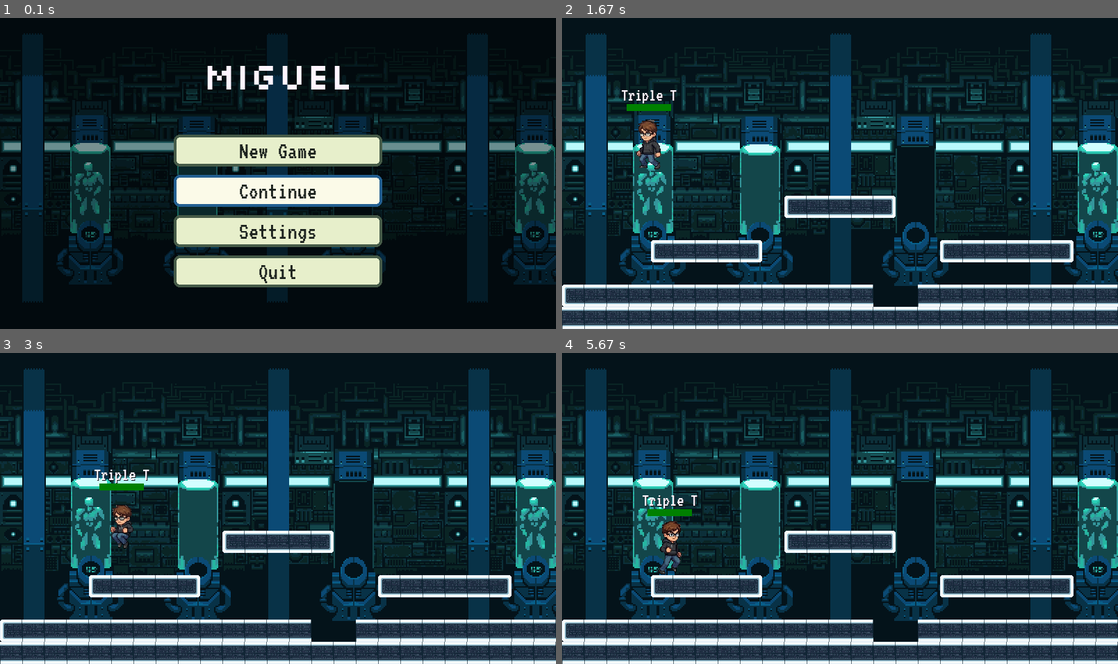
Above: before the commit, frames 1-4 (two rows, left to right).
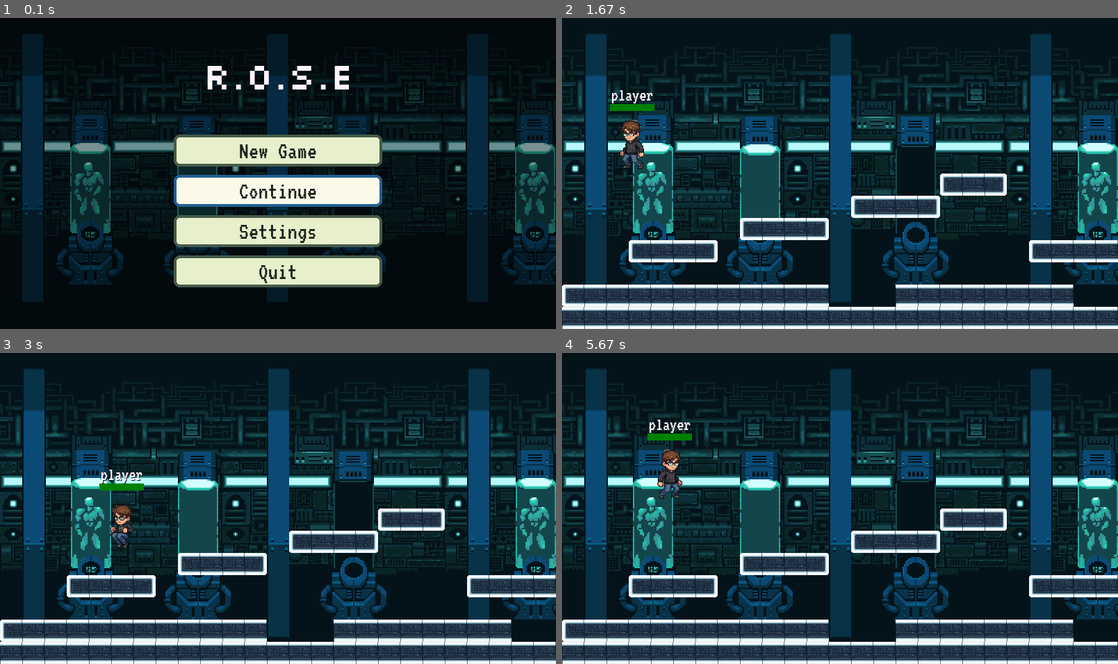
Above: after the commit, the same moments.

Repository: sandagansantino3-dotcom/game
Game: pygame game, started from Games/game.py
The game is run twice, just before and just after one commit, with the same random seed, the same clock (stepped at 60 frames per second) and the same inputs.
Inputs (mouse positions are in pixels of both pictures, inside the frame that each line leads up to):
- Up to frame 1 (0.1 s): no input
- Up to frame 2 (1.67 s): click "Continue" at 0.38 s; hold Right 0.67-1.13 s; move the mouse to (817, 185) at 0.7 s; hold Left from 1.22 s (still down); move the mouse to (1017, 164) at 1.25 s; tap Space at 1.28, 1.58 s
- Up to frame 3 (3 s): release Left at 1.75 s; hold Left 1.78-2.18 s; move the mouse to (278, 527) at 1.82 s; tap Space at 1.85, 2.15, 2.28, 2.58, 2.95 s; hold Right 2.22-2.85 s; move the mouse to (144, 511) at 2.25 s; hold Left from 2.88 s (still down); move the mouse to (105, 461) at 2.92 s
- Up to frame 4 (5.67 s): tap Space at 3.25, 3.45, 3.75, 3.95, 4.25, 4.45, 4.75, 5.02, 5.32, 5.45 s; release Left at 3.35 s; hold Right 3.38-3.85 s; move the mouse to (667, 580) at 3.42 s; hold Right 3.88-4.35 s; move the mouse to (923, 399) at 3.92 s; hold Left 4.38-4.92 s; move the mouse to (1045, 617) at 4.42 s; hold Left 4.95-5.35 s; move the mouse to (695, 393) at 4.98 s; hold Right from 5.38 s (still down); move the mouse to (851, 405) at 5.42 s

The runs differ from the first frame. In frame 1, 0.9% of the frame differs, in the area x 38-63%, y 15-23%; in frame 2, 8.5%; in frame 3, 7.5%; in frame 4, 8.8%, in the area x 12-100%, y 21-93%.

Commit message:
Update enemy jump speed, modify main menu title, adjust save data, and update settings volume

Diff:
--- a/Games/enemy.py
+++ b/Games/enemy.py
@@ -120,7 +120,7 @@
 
         self.velocity_y = 0
         self.gravity = 0.8
-        self.jump_speed = 12
+        self.jump_speed = 13
         self.on_ground = False
 
         self.detection_range = 550
--- a/Games/game.py
+++ b/Games/game.py
@@ -73,7 +73,7 @@
     80
 )
 
-
+#load map
 def load_level(index):
     data = LEVELS[index]
 
--- a/Games/levels.py
+++ b/Games/levels.py
@@ -173,7 +173,7 @@
             "sprite_set": "khal",
         },
         "boss": {
-            # Medium uses Lorna's existing art, with the new boss name Dj.
+            # Medium uses dj existing art, with the new boss name Dj.
             "name": "Miguel",
             "battle_sprite": "boss/MiguelBS.png",
             "attack_sprite": "boss/attack_animations/miguel_attack.png",
--- a/Games/menu.py
+++ b/Games/menu.py
@@ -390,7 +390,7 @@
         name = name if isinstance(name, str) else ""
         has_save = isinstance(level, int) and level >= 0 and bool(name.strip())
         choice = run_menu(
-            screen, audio, "MIGUEL", ["New Game", "Continue", "Settings", "Quit"], backdrop,
+            screen, audio, "R.O.S.E", ["New Game", "Continue", "Settings", "Quit"], backdrop,
             disabled=() if has_save else ("Continue",), selected=1 if has_save else 0,
             toggle_fullscreen=toggle_fullscreen,
         )
--- a/Games/save.json
+++ b/Games/save.json
@@ -1 +1 @@
-{"level": 1, "name": "Triple T"}
+{"level": 2, "name": "player"}
--- a/Games/settings.json
+++ b/Games/settings.json
@@ -1 +1 @@
-{"volume": 0.0, "fullscreen": false}
+{"volume": 0.05, "fullscreen": false}
